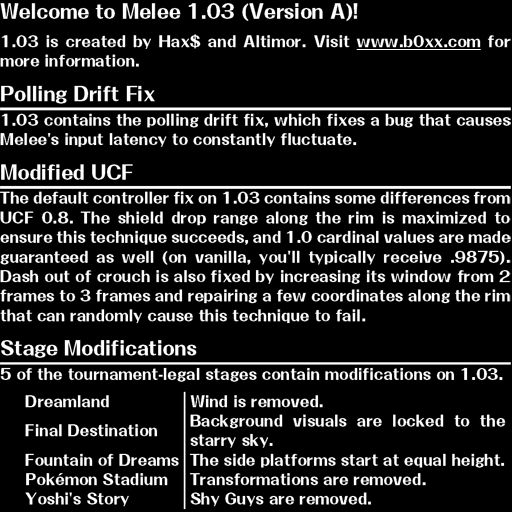
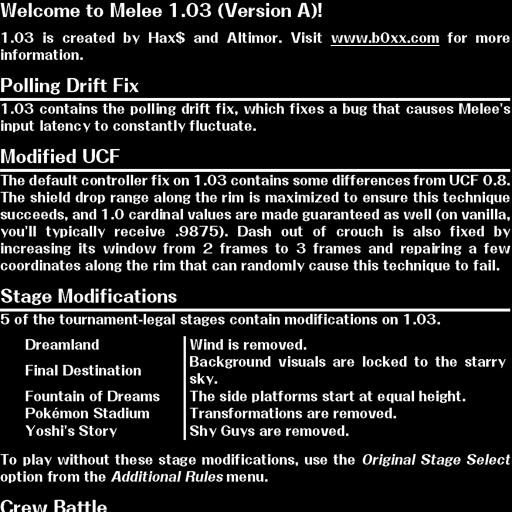
Layers edited between the first and the second 512 x 512 image:
renamed "Layer 0" to "Layer 4", painted on it over [0, 2, 511, 512]
